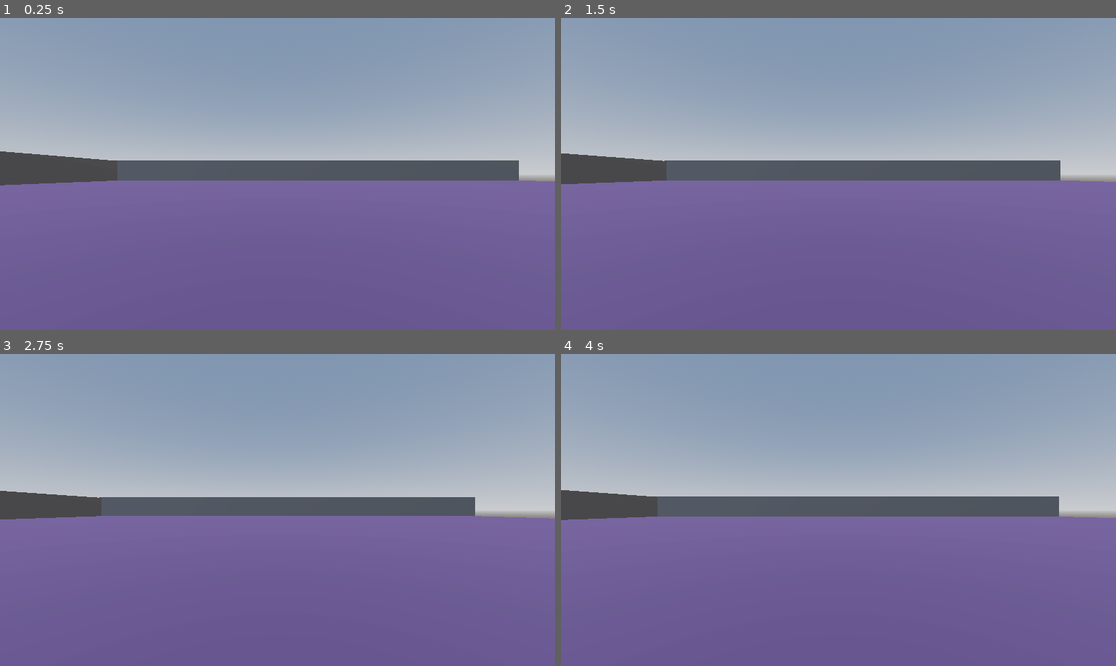
Above: before the commit, frames 1-4 (two rows, left to right).
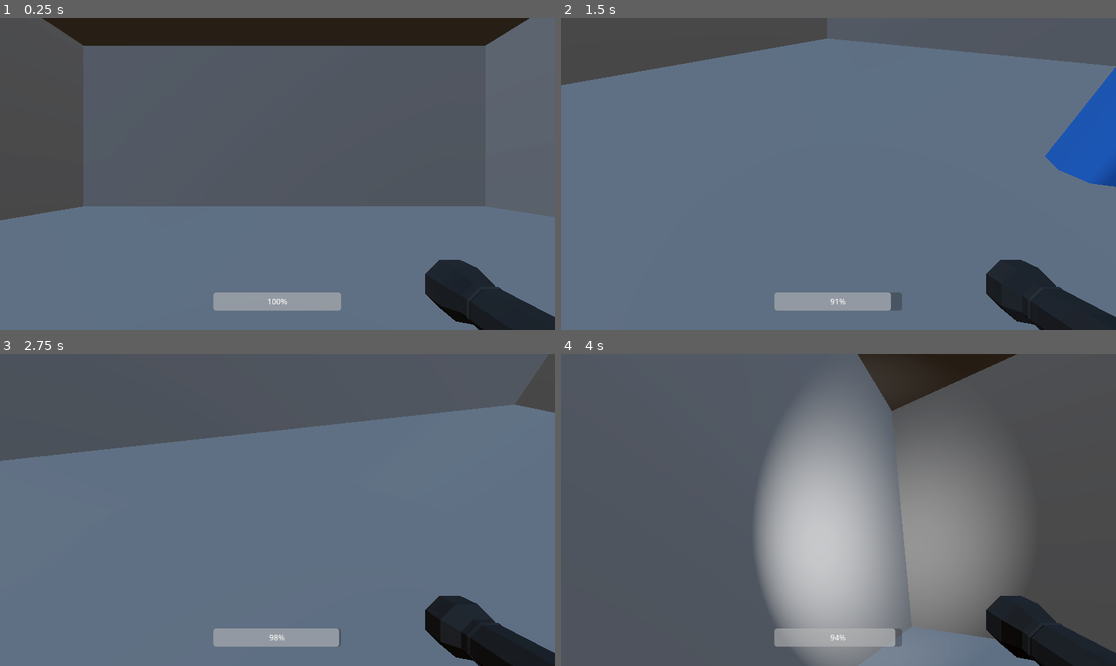
Above: after the commit, the same moments.

Repository: OmarCompiled/Stuck_NULL_BYTES
Game: Godot game, scene res://world.tscn
Two runs of this game, one before a commit and one after it. Both use one fixed random seed, a clock stepped at 60 frames per second and the inputs below. The project has no main scene, so this scene is started directly.
Inputs (mouse positions are in pixels of both pictures, inside the frame that each line leads up to):
- Up to frame 1 (0.25 s): no input
- Up to frame 2 (1.5 s): tap Enter (ui_accept) at 0.5, 0.6 s; move the mouse to (960, 158) at 0.52 s; press the mouse at (960, 158) at 0.53 s; hold Right (ui_right) 0.53-1.28 s; tap Space (Jump, bound only after the commit) at 0.77, 1.07 s; move the mouse to (727, 189) at 1.27 s; release the mouse at (727, 189) at 1.28 s; hold Down (ui_down) from 1.28 s (still down); click (727, 189) at 1.35 s
- Up to frame 3 (2.75 s): tap Space (Jump, bound only after the commit) at 1.52, 1.55, 1.82, 2.1 s; move the mouse to (333, 441) at 2.02 s; release Down (ui_down) at 2.03 s; hold Right (ui_right) from 2.03 s (still down); tap Enter (ui_accept) at 2.3 s
- Up to frame 4 (4 s): move the mouse to (810, 572) at 2.77 s; release Right (ui_right) at 2.78 s; hold Up (ui_up) 2.78-3.53 s; tap Enter (ui_accept) at 2.85 s; tap Space (Jump, bound only after the commit) at 3.02, 3.32, 3.77, 3.8 s; click (810, 572) at 3.05 s; move the mouse to (1005, 556) at 3.52 s; press the mouse at (1005, 556) at 3.53 s; hold Left (ui_left) from 3.53 s (still down)

The runs differ from the first frame. In frame 1, 66% of the frame differs, in the area x 0-100%, y 0-100%; in frame 2, 65%; in frame 3, 67%; in frame 4, 95%.

Commit message:
Add flashlight & cooldown, testing room & some scripts

Diff:
--- /dev/null
+++ b/godot/flashlight.gd
@@ -0,0 +1,13 @@
+extends Node3D
+
+func _input(_event: InputEvent) -> void:
+	if Input.is_action_pressed("Flash") and $ProgressBar.value > 0:
+		$SpotLight3D.light_energy = 5
+	else:
+		$SpotLight3D.light_energy = 0
+
+func _process(delta: float) -> void:
+	if Input.is_action_pressed("Flash"):
+		$ProgressBar.value -= 0.2
+	else:
+		$ProgressBar.value += 0.1
--- /dev/null
+++ b/godot/flashlight.tscn
@@ -0,0 +1,31 @@
+[gd_scene load_steps=3 format=3 uid="uid://fg0xg2wcui3q"]
+
+[ext_resource type="Script" uid="uid://d238qiy1febyl" path="res://flashlight.gd" id="1_h3kvc"]
+[ext_resource type="PackedScene" uid="uid://c12urfrjbllcp" path="res://assets/scene.gltf" id="1_nnxok"]
+
+[node name="Flashlight" type="Node3D"]
+script = ExtResource("1_h3kvc")
+
+[node name="Sketchfab_Scene" parent="." instance=ExtResource("1_nnxok")]
+transform = Transform3D(-4.37114e-08, -1, 0, 1, -4.37114e-08, 0, 0, 0, 1, 3, 3, 0)
+
+[node name="SpotLight3D" type="SpotLight3D" parent="."]
+transform = Transform3D(-4.37114e-08, 0, -1, 0, 1, 0, 1, 0, -4.37114e-08, 2.23753, 0.269774, 0)
+light_energy = 0.0
+spot_range = 10.0
+
+[node name="ProgressBar" type="ProgressBar" parent="."]
+anchors_preset = -1
+anchor_left = 0.5
+anchor_top = 0.949
+anchor_right = 0.5
+anchor_bottom = 0.949
+offset_left = -133.0
+offset_top = -44.952
+offset_right = 132.0
+offset_bottom = -6.95203
+grow_horizontal = 2
+grow_vertical = 0
+size_flags_horizontal = 8
+size_flags_vertical = 8
+value = 100.0
--- a/godot/player.gd
+++ b/godot/player.gd
@@ -1,28 +1,39 @@
 extends CharacterBody3D
 
+const SPEED = 5.0
+const JUMP_VELOCITY = 4
+const SENSETIVITY = 0.03
 
-const SPEED = 5.0
-const JUMP_VELOCITY = 4.5
+var gravity = 9.8
 
+@onready var head = $Head
+@onready var cam  = $Head/Camera3D
+
+func _ready() -> void:
+	Input.set_mouse_mode(Input.MOUSE_MODE_CAPTURED)
+
+func _unhandled_input(event: InputEvent) -> void:
+	if event is InputEventMouseMotion:
+		head.rotate_y(-event.relative.x * SENSETIVITY)
+		cam.rotate_x(-event.relative.y * SENSETIVITY)
+		cam.rotation.x = clamp(cam.rotation.x, deg_to_rad(-40), deg_to_rad(60))
 
 func _physics_process(delta: float) -> void:
-	# Add the gravity.
 	if not is_on_floor():
-		velocity += get_gravity() * delta
+		velocity.y -= gravity * delta
 
-	# Handle jump.
-	if Input.is_action_just_pressed("ui_accept") and is_on_floor():
+	if Input.is_action_just_pressed("Jump") and is_on_floor():
 		velocity.y = JUMP_VELOCITY
+	var input_dir = Input.get_vector("MoveLeft", "MoveRight", "MoveForward", "MoveBackward")
+	var direction = (head.transform.basis * Vector3(input_dir.x, 0, input_dir.y)).normalized()
 
-	# Get the input direction and handle the movement/deceleration.
-	# As good practice, you should replace UI actions with custom gameplay actions.
-	var input_dir := Input.get_vector("ui_left", "ui_right", "ui_up", "ui_down")
-	var direction := (transform.basis * Vector3(input_dir.x, 0, input_dir.y)).normalized()
 	if direction:
 		velocity.x = direction.x * SPEED
 		velocity.z = direction.z * SPEED
 	else:
-		velocity.x = move_toward(velocity.x, 0, SPEED)
-		velocity.z = move_toward(velocity.z, 0, SPEED)
+		velocity.x = 0.0
+		velocity.z = 0.0
+
+
 
 	move_and_slide()
--- a/godot/player.tscn
+++ b/godot/player.tscn
@@ -1,4 +1,7 @@
-[gd_scene load_steps=3 format=3 uid="uid://f8mp43vqb13f"]
+[gd_scene load_steps=5 format=3 uid="uid://f8mp43vqb13f"]
+
+[ext_resource type="Script" uid="uid://dnayske5ek28m" path="res://player.gd" id="1_4flbx"]
+[ext_resource type="PackedScene" uid="uid://fg0xg2wcui3q" path="res://flashlight.tscn" id="2_onrkg"]
 
 [sub_resource type="CapsuleMesh" id="CapsuleMesh_sh265"]
 
@@ -6,8 +9,10 @@
 points = PackedVector3Array(-0.125207, -0.532801, -0.480507, 0.0227831, 0.47607, 0.498884, 0.169713, 0.559144, 0.464172 …(924 unchanged characters)…
 
 [node name="Player" type="CharacterBody3D"]
+script = ExtResource("1_4flbx")
 
 [node name="MeshInstance3D" type="MeshInstance3D" parent="."]
+cast_shadow = 0
 mesh = SubResource("CapsuleMesh_sh265")
 
 [node name="CollisionShape3D" type="CollisionShape3D" parent="."]
@@ -17,3 +22,7 @@
 
 [node name="Camera3D" type="Camera3D" parent="Head"]
 transform = Transform3D(1, 0, 0, 0, 1, 0, 0, 0, 1, 0, 0.636829, 0.00576949)
+current = true
+
+[node name="Flashlight" parent="Head/Camera3D" instance=ExtResource("2_onrkg")]
+transform = Transform3D(-3.0598e-09, 0, 0.07, 0, 0.07, 0, -0.07, 0, -3.0598e-09, 0.645148, -0.425091, -0.551973)
--- a/godot/project.godot
+++ b/godot/project.godot
@@ -13,3 +13,45 @@
 config/name="Stuck"
 config/features=PackedStringArray("4.4", "Forward Plus")
 config/icon="res://icon.svg"
+
+[input]
+
+Jump={
+"deadzone": 0.2,
+"events": [Object(InputEventKey,"resource_local_to_scene":false,"resource_name":"","device":-1,"window_id":0,"alt_pressed":false,"shift_pressed":false,"ctrl_pressed":false,"meta_pressed":false,"pressed":false,"keycode":0,"physical_keycode":32,"key_label":0,"unicode":32,"location":0,"echo":false,"script":null)
+]
+}
+Flash={
+"deadzone": 0.2,
+"events": [Object(InputEventMouseButton,"resource_local_to_scene":false,"resource_name":"","device":-1,"window_id":0,"alt_pressed":false,"shift_pressed":false,"ctrl_pressed":false,"meta_pressed":false,"button_mask":1,"position":Vector2(731, 20),"global_position":Vector2(740, 68),"factor":1.0,"button_index":1,"canceled":false,"pressed":true,"double_click":false,"script":null)
+]
+}
+MoveForward={
+"deadzone": 0.2,
+"events": [Object(InputEventKey,"resource_local_to_scene":false,"resource_name":"","device":-1,"window_id":0,"alt_pressed":false,"shift_pressed":false,"ctrl_pressed":false,"meta_pressed":false,"pressed":false,"keycode":0,"physical_keycode":87,"key_label":0,"unicode":119,"location":0,"echo":false,"script":null)
+, Object(InputEventKey,"resource_local_to_scene":false,"resource_name":"","device":-1,"window_id":0,"alt_pressed":false,"shift_pressed":false,"ctrl_pressed":false,"meta_pressed":false,"pressed":false,"keycode":0,"physical_keycode":4194320,"key_label":0,"unicode":0,"location":0,"echo":false,"script":null)
+]
+}
+MoveBackward={
+"deadzone": 0.2,
+"events": [Object(InputEventKey,"resource_local_to_scene":false,"resource_name":"","device":-1,"window_id":0,"alt_pressed":false,"shift_pressed":false,"ctrl_pressed":false,"meta_pressed":false,"pressed":false,"keycode":0,"physical_keycode":83,"key_label":0,"unicode":115,"location":0,"echo":false,"script":null)
+, Object(InputEventKey,"resource_local_to_scene":false,"resource_name":"","device":-1,"window_id":0,"alt_pressed":false,"shift_pressed":false,"ctrl_pressed":false,"meta_pressed":false,"pressed":false,"keycode":0,"physical_keycode":4194322,"key_label":0,"unicode":0,"location":0,"echo":false,"script":null)
+]
+}
+MoveRight={
+"deadzone": 0.2,
+"events": [Object(InputEventKey,"resource_local_to_scene":false,"resource_name":"","device":-1,"window_id":0,"alt_pressed":false,"shift_pressed":false,"ctrl_pressed":false,"meta_pressed":false,"pressed":false,"keycode":0,"physical_keycode":68,"key_label":0,"unicode":100,"location":0,"echo":false,"script":null)
+, Object(InputEventKey,"resource_local_to_scene":false,"resource_name":"","device":-1,"window_id":0,"alt_pressed":false,"shift_pressed":false,"ctrl_pressed":false,"meta_pressed":false,"pressed":false,"keycode":0,"physical_keycode":4194321,"key_label":0,"unicode":0,"location":0,"echo":false,"script":null)
+]
+}
+MoveLeft={
+"deadzone": 0.2,
+"events": [Object(InputEventKey,"resource_local_to_scene":false,"resource_name":"","device":-1,"window_id":0,"alt_pressed":false,"shift_pressed":false,"ctrl_pressed":false,"meta_pressed":false,"pressed":false,"keycode":0,"physical_keycode":65,"key_label":0,"unicode":97,"location":0,"echo":false,"script":null)
+, Object(InputEventKey,"resource_local_to_scene":false,"resource_name":"","device":-1,"window_id":0,"alt_pressed":false,"shift_pressed":false,"ctrl_pressed":false,"meta_pressed":false,"pressed":false,"keycode":0,"physical_keycode":4194319,"key_label":0,"unicode":0,"location":0,"echo":false,"script":null)
+]
+}
+Sprint={
+"deadzone": 0.2,
+"events": [Object(InputEventKey,"resource_local_to_scene":false,"resource_name":"","device":-1,"window_id":0,"alt_pressed":false,"shift_pressed":false,"ctrl_pressed":false,"meta_pressed":false,"pressed":false,"keycode":0,"physical_keycode":4194325,"key_label":0,"unicode":0,"location":0,"echo":false,"script":null)
+]
+}
--- /dev/null
+++ b/godot/room.tscn
@@ -0,0 +1,8 @@
+[gd_scene format=3 uid="uid://8qo2242qctxj"]
+
+[node name="Room" type="Node3D"]
+
+[node name="CSGBox3D" type="CSGBox3D" parent="."]
+use_collision = true
+flip_faces = true
+size = Vector3(10, 4, 10)
--- a/godot/wall.tscn
+++ /dev/null
@@ -1,15 +0,0 @@
-[gd_scene load_steps=3 format=3 uid="uid://m4rj1a3kqqef"]
-
-[sub_resource type="BoxShape3D" id="BoxShape3D_oh6kn"]
-size = Vector3(100, 5, 0.5)
-
-[sub_resource type="BoxMesh" id="BoxMesh_xxgf6"]
-size = Vector3(100, 5, 0.5)
-
-[node name="StaticBody3D" type="StaticBody3D"]
-
-[node name="CollisionShape3D" type="CollisionShape3D" parent="."]
-shape = SubResource("BoxShape3D_oh6kn")
-
-[node name="MeshInstance3D" type="MeshInstance3D" parent="."]
-mesh = SubResource("BoxMesh_xxgf6")
--- a/godot/world.tscn
+++ b/godot/world.tscn
@@ -1,55 +1,36 @@
-[gd_scene load_steps=10 format=3 uid="uid://caslnr2cd6agv"]
+[gd_scene load_steps=7 format=3 uid="uid://caslnr2cd6agv"]
 
-[ext_resource type="PackedScene" uid="uid://m4rj1a3kqqef" path="res://wall.tscn" id="1_fj7yv"]
+[ext_resource type="PackedScene" uid="uid://8qo2242qctxj" path="res://room.tscn" id="1_fj7yv"]
 [ext_resource type="PackedScene" uid="uid://f8mp43vqb13f" path="res://player.tscn" id="2_tlwt5"]
-[ext_resource type="Script" uid="uid://dnayske5ek28m" path="res://player.gd" id="3_tlwt5"]
 
-[sub_resource type="ProceduralSkyMaterial" id="ProceduralSkyMaterial_aqk2v"]
+[sub_resource type="ProceduralSkyMaterial" id="ProceduralSkyMaterial_fj7yv"]
 sky_horizon_color = Color(0.662243, 0.671743, 0.686743, 1)
 ground_horizon_color = Color(0.662243, 0.671743, 0.686743, 1)
 
-[sub_resource type="Sky" id="Sky_036b0"]
-sky_material = SubResource("ProceduralSkyMaterial_aqk2v")
+[sub_resource type="Sky" id="Sky_tlwt5"]
+sky_material = SubResource("ProceduralSkyMaterial_fj7yv")
 
-[sub_resource type="Environment" id="Environment_dwbse"]
+[sub_resource type="Environment" id="Environment_aqk2v"]
 background_mode = 2
-sky = SubResource("Sky_036b0")
+sky = SubResource("Sky_tlwt5")
 tonemap_mode = 2
 glow_enabled = true
 
-[sub_resource type="BoxShape3D" id="BoxShape3D_gv5m4"]
-size = Vector3(100, 0.5, 100)
+[sub_resource type="StandardMaterial3D" id="StandardMaterial3D_fj7yv"]
+albedo_color = Color(0.216982, 0.509243, 0.953696, 1)
 
-[sub_resource type="BoxMesh" id="BoxMesh_f3sb7"]
-size = Vector3(100, 0.5, 100)
-
-[sub_resource type="StandardMaterial3D" id="StandardMaterial3D_fj7yv"]
-albedo_color = Color(0.179932, 0.127889, 0.231569, 1)
-
-[node name="World" type="Node"]
-
-[node name="DirectionalLight3D" type="DirectionalLight3D" parent="."]
-transform = Transform3D(0.987688, 0.156434, 6.83797e-09, 0, -4.37114e-08, 1, 0.156434, -0.987688, -4.31732e-08, 0, 0, 0)
-shadow_enabled = true
+[node name="TestWorld" type="Node"]
 
 [node name="WorldEnvironment" type="WorldEnvironment" parent="."]
-environment = SubResource("Environment_dwbse")
+environment = SubResource("Environment_aqk2v")
 
-[node name="StaticBody3D" type="StaticBody3D" parent="."]
-
-[node name="CollisionShape3D" type="CollisionShape3D" parent="StaticBody3D"]
-shape = SubResource("BoxShape3D_gv5m4")
-
-[node name="MeshInstance3D" type="MeshInstance3D" parent="StaticBody3D"]
-mesh = SubResource("BoxMesh_f3sb7")
-surface_material_override/0 = SubResource("StandardMaterial3D_fj7yv")
-
-[node name="StaticBody3D2" parent="." instance=ExtResource("1_fj7yv")]
-transform = Transform3D(1, 0, 0, 0, 1, 0, 0, 0, 1, -0.0692238, 2.70195, -49.7203)
+[node name="Room" parent="." instance=ExtResource("1_fj7yv")]
+transform = Transform3D(2, 0, 0, 0, 2, 0, 0, 0, 2, 0, 0, 0)
 
 [node name="Player" parent="." instance=ExtResource("2_tlwt5")]
-transform = Transform3D(1, 0, 0, 0, 1, 0, 0, 0, 1, -9.91333, 1.25, 0.88092)
-script = ExtResource("3_tlwt5")
+transform = Transform3D(1, 0, 0, 0, 1, 0, 0, 0, 1, -0.347036, -2.96919, 0.111664)
 
-[node name="StaticBody3D3" parent="." instance=ExtResource("1_fj7yv")]
-transform = Transform3D(-4.37114e-08, 0, 1, 0, 1, 0, -1, 0, -4.37114e-08, -49.7789, 2.60995, -0.0404152)
+[node name="CSGCylinder3D" type="CSGCylinder3D" parent="."]
+transform = Transform3D(1, 0, 0, 0, 1, 0, 0, 0, 1, 3, -3, 0)
+use_collision = true
+material = SubResource("StandardMaterial3D_fj7yv")
Not shown, added: godot/assets/license.txt
Binary file added: godot/assets/scene.bin
Not shown, added: godot/assets/scene.gltf
Not shown, added: godot/assets/scene.gltf.import
Binary file added: godot/assets/textures/BaseColor_baseColor.png
Not shown, added: godot/assets/textures/BaseColor_baseColor.png.import
Not shown, added: godot/flashlight.gd.uid
Not shown, changed: credits
Not shown, added: godot/assets/flashlight.zip
